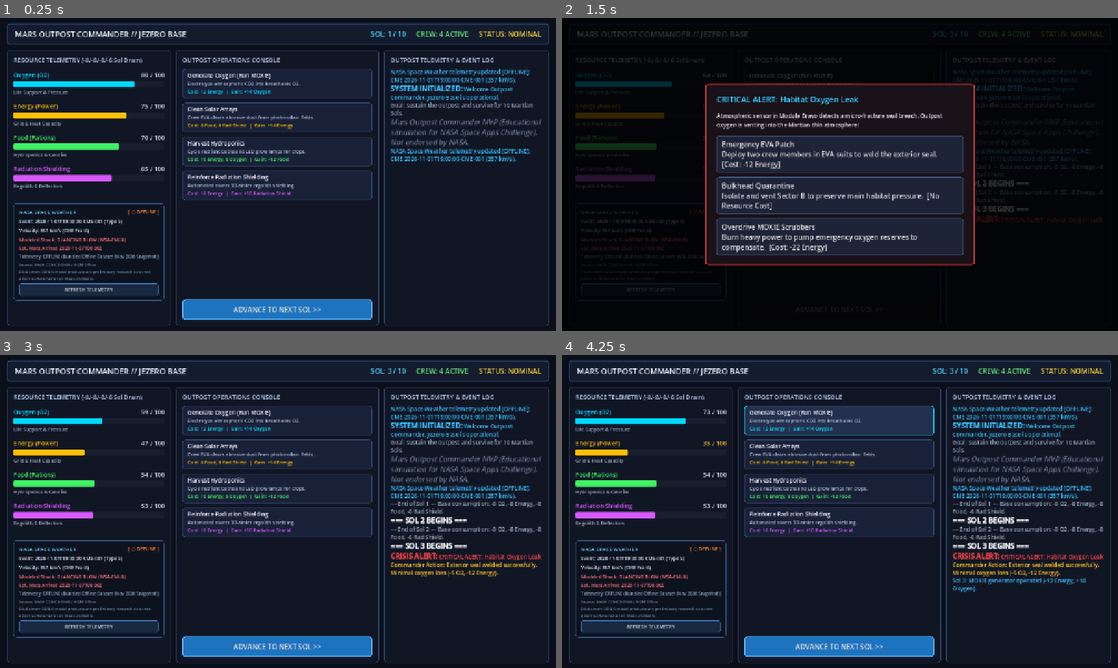
Above: before the commit, frames 1-4 (two rows, left to right).
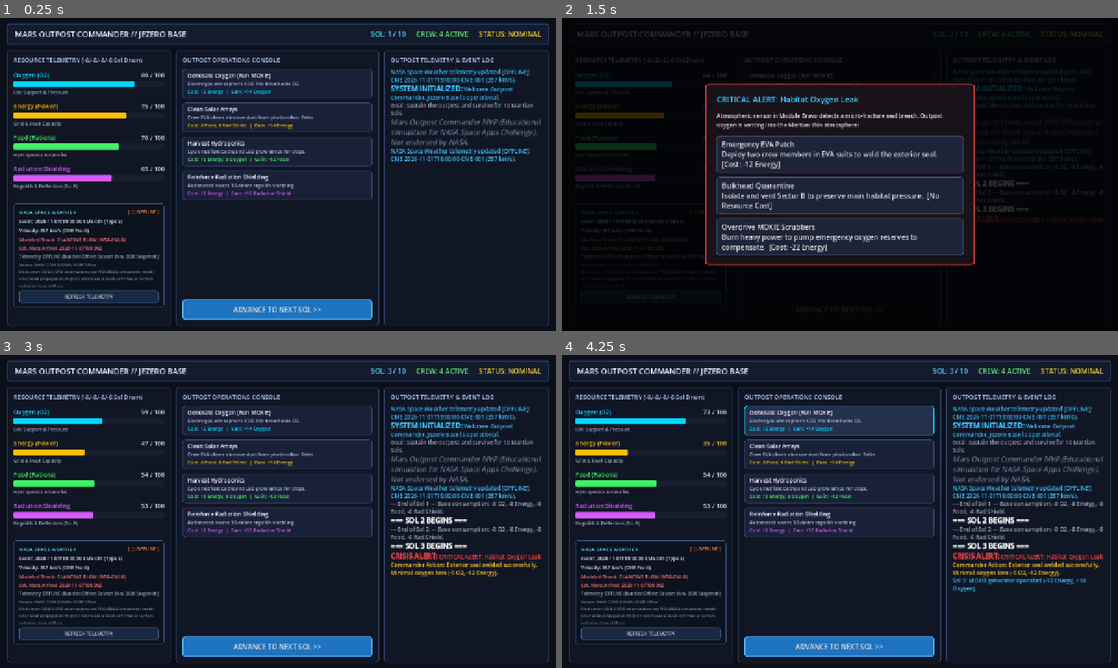
Above: after the commit, the same moments.

Repository: aminehafid-dev/mars-outpost-commander
Game: Godot game, scene res://scenes/main/main.tscn
Same seed, same stepped clock (60 frames per second), same inputs: the game is played once before the commit and once after it.
Inputs (mouse positions are in pixels of both pictures, inside the frame that each line leads up to):
- Up to frame 1 (0.25 s): no input
- Up to frame 2 (1.5 s): click "ADVANCE TO NEXT SOL >>" at 0.5 s; click "ADVANCE TO NEXT SOL >>" at 1.25 s
- Up to frame 3 (3 s): click "REFRESH TELEMETRY" at 2 s; click "Emergency EVA Patch Deploy tw…" at 2.75 s
- Up to frame 4 (4.25 s): click (840, 420) at 3.5 s

The runs differ from the first frame. In frame 1, 1.4% of the frame differs, in the area x 2-30%, y 52-93%; in frame 2, 0.1%; in frame 3, 1.4%; in frame 4, 1.4%.

Commit message:
Finalize MVP, NASA DONKI integration, and scientific documentation

Diff:
--- a/scenes/main/main.gd
+++ b/scenes/main/main.gd
@@ -186,7 +186,7 @@
 	food_bar = food_widgets["bar"]
 	food_label = food_widgets["label"]
 
-	var rad_widgets := _create_resource_widget("Radiation Shielding", Color(0.85, 0.35, 1.0), "Regolith & Deflectors")
+	var rad_widgets := _create_resource_widget("Radiation Shielding", Color(0.85, 0.35, 1.0), "Regolith & Deflectors (Sci-Fi)")
 	res_vbox.add_child(rad_widgets["container"])
 	radiation_bar = rad_widgets["bar"]
 	radiation_label = rad_widgets["label"]
@@ -886,7 +886,7 @@
 	vbox.add_child(weather_time_label)
 
 	var attr_label := Label.new()
-	attr_label.text = "Source: NASA CCMC DONKI / M2M Office\nDisclaimer: DONKI model products are preliminary research data; not direct surface radiation measurements."
+	attr_label.text = "Source: NASA CCMC DONKI / M2M Office\nDisclaimer: DONKI CME observations and WSA-ENLIL simulations model solar wind propagation; they do not measure in-situ SEP flux or surface radiation dose at Mars."
 	attr_label.add_theme_font_size_override("font_size", 9)
 	attr_label.add_theme_color_override("font_color", Color(0.45, 0.55, 0.65))
 	attr_label.autowrap_mode = TextServer.AUTOWRAP_WORD_SMART
--- a/scripts/systems/emergency_system.gd
+++ b/scripts/systems/emergency_system.gd
@@ -39,7 +39,7 @@
 		"id": "solar_storm",
 		"type": "Solar Storm",
 		"title": "RADIATION ALERT: Coronal Mass Ejection",
-		"description": "A Class-X solar flare has reached Jezero Crater. Dangerous ionized radiation is sweeping across the Martian surface.",
+		"description": "Coronagraph observations record an energetic coronal mass ejection propagating through the inner solar system. While modeled heliospheric shock propagation poses potential radiation risks, actual surface exposure depends on particle energy spectrum, atmospheric column depth, and habitat shielding geometry (simulated emergency triage scenario).",
 		"warning_color": Color(0.9, 0.3, 1.0),
 		"choices": [
 			{
@@ -50,11 +50,11 @@
 				"result_text": "Crew spent 18 hours sheltered in the vault. Minimal radiation exposure (-6 Rad, -8 Food, -8 Energy)."
 			},
 			{
-				"title": "Overcharge Magnetic Deflectors",
-				"description": "Route maximum wattage into the outpost's active electromagnetic deflector shields.",
+				"title": "Overcharge Magnetic Deflectors [Fictional Abstraction]",
+				"description": "Route maximum wattage into active electromagnetic deflector coils (fictional gameplay abstraction; active magnetic shielding is theoretical and not established Mars technology).",
 				"cost": { "energy": 24.0 },
 				"impact": { "radiation": 0.0 },
-				"result_text": "Deflector coils absorbed the coronal burst completely (-24 Energy, 0 Rad loss)."
+				"result_text": "Deflector coils absorbed the burst (-24 Energy, 0 Rad loss; fictional gameplay abstraction)."
 			},
 			{
 				"title": "Maintain Surface Operations",
@@ -131,9 +131,9 @@
 			enriched["title"] = "RADIATION ALERT: NASA CCMC Telemetry [%s]" % act_id
 			if has_impact:
 				var classification: String = space_weather_data.get("trajectory_classification", "Modeled Strike")
-				enriched["description"] = "NASA Moon to Mars Space Weather Office preliminary models project a Mars solar wind shock arrival (%s) at %d km/s (Type %s, %s). Modeled energetic particles are interacting with the upper exosphere (simulated triage response; not direct in-situ surface dose)." % [arrival, int(speed), cme_type, classification]
+				enriched["description"] = "NASA Moon to Mars Space Weather Office models project a Mars solar wind shock arrival (%s) at %d km/s (Type %s, %s). Modeled shock propagation represents potential radiation risks, though actual surface exposure depends on particle energy, atmospheric shielding, and habitat protection (simulated triage response; model predictions do not measure in-situ particle flux or surface dose)." % [arrival, int(speed), cme_type, classification]
 			else:
-				enriched["description"] = "NASA CCMC heliospheric sensors detect CME event %s propagating at %d km/s (Type %s; off-axis trajectory). Background solar energetic particles detected (simulated triage response)." % [act_id, int(speed), cme_type]
+				enriched["description"] = "NASA CCMC space-weather observations record CME event %s propagating at %d km/s (Type %s; off-axis trajectory). Modeled shock trajectory bypasses Mars; baseline operational precautions observed (simulated triage response)." % [act_id, int(speed), cme_type]
 		return enriched
 
 	return base_emergency
--- a/scripts/systems/nasa_space_weather_service.gd
+++ b/scripts/systems/nasa_space_weather_service.gd
@@ -231,7 +231,7 @@
 
 	target_dict["connection_status"] = connection_mode
 	target_dict["source_attribution"] = "NASA CCMC DONKI / Moon to Mars Space Weather Office"
-	target_dict["scientific_disclaimer"] = "DONKI model products are preliminary research data; not direct Mars surface radiation measurements."
+	target_dict["scientific_disclaimer"] = "DONKI CME observations and WSA-ENLIL simulations model solar wind propagation; they do not measure in-situ SEP flux or surface radiation dose at Mars."
 
 	return target_dict
 
Not shown, changed: Mars Outpost Commander.pck
Not shown, changed: docs/GAME_DESIGN.md
Not shown, changed: docs/SCIENTIFIC_REFERENCES.md
Not shown, changed: docs/TECHNICAL_ARCHITECTURE.md
